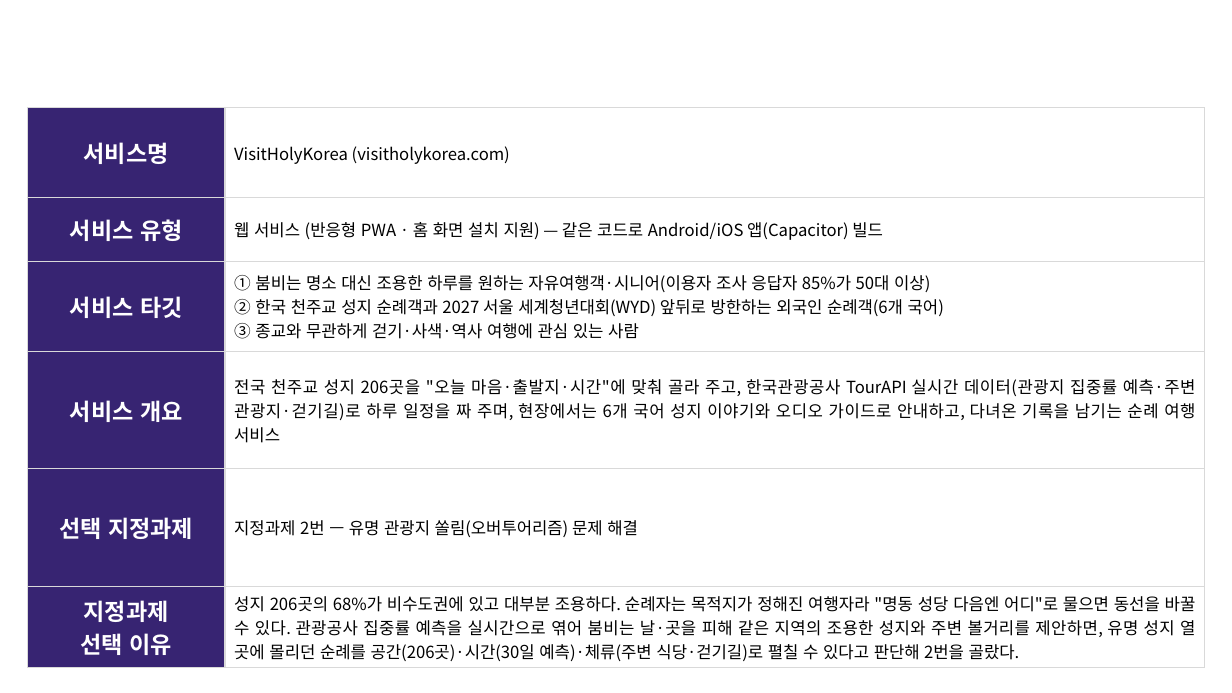
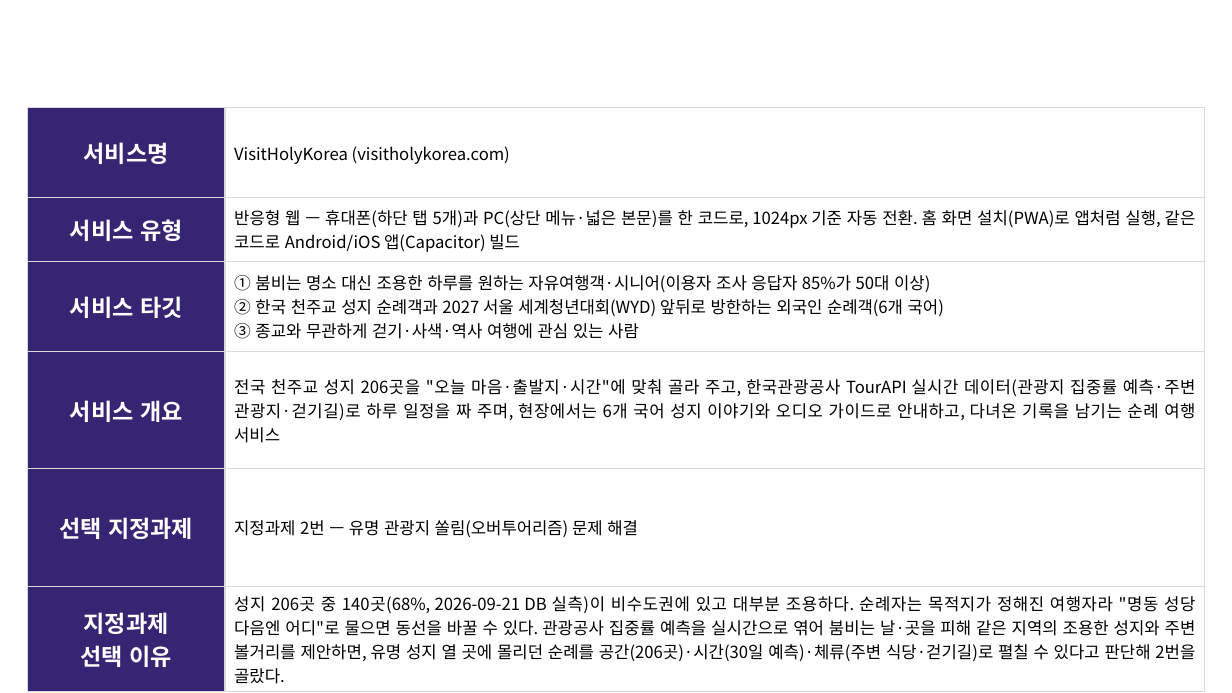
Before and after one commit to linkcontent7-huisun/visitholykorea, a slide deck: slide 2 of docs/10-product/공모전/원본-공모전제출/기능설명서_2026-09-21.pptx. Drawn at 1232x693 pixels with LibreOffice and Linux fonts; fonts in the diff are those of the drawing; background and template pictures are left out. Boxes give left, top, right and bottom in pixels: in the first picture for what was removed or moved away, otherwise in the second. Text is boxed around its words. In the diff, an @@ line names an element or a change of style, - is before the commit and + after.

```diff
--- a/docs/10-product/공모전/원본-공모전제출/기능설명서_2026-09-21.pptx
+++ b/docs/10-product/공모전/원본-공모전제출/기능설명서_2026-09-21.pptx
@@ table at bbox=[28, 108, 1205, 688] @@
-row 2, column 2: 웹 서비스 (반응형 PWA · 홈 화면 설치 지원) — 같은 코드로 Android/iOS 앱(Capacitor) 빌드
+row 2, column 2: 반응형 웹 — 휴대폰(하단 탭 5개)과 PC(상단 메뉴·넓은 본문)를 한 코드로, 1024px 기준 자동 전환. 홈 화면 설치(PWA)로 앱처럼 실행, 같은 코드로 Android/iOS 앱(Capacitor) 빌드
@@ row 6, column 2: "성지 206곳의 68%가 비수도권에 있고 대부분 조용하다. 순례자는 목적지가 정해진 여행자라 "명동 성당 다음엔 어디"로 물으면 동선을 바꿀 수 있다. 관광공사 집중률 예측을 실시간으로 엮어 붐비는 날·곳을 피해 같은 지역의 조용한 성지와 주변 볼거리를 제안하면, 유명 성지 열 곳에 몰리던 순례를 공간(206곳)·시간(30일 예측)·체류(주변 식당·걷기길)로 펼칠 수 있다고 판단해 2번을 골랐다." to "성지 206곳 중 140곳(68%, 2026-09-21 DB 실측)이 비수도권에 있고 대부분 조용하다. 순례자는 목적지가 정해진 여행자라 "명동 성당 다음엔 어디"로 물으면 동선을 바꿀 수 있다. 관광공사 집중률 예측을 실시간으로 엮어 붐비는 날·곳을 피해 같은 지역의 조용한 성지와 주변 볼거리를 제안하면, 유명 성지 열 곳에 몰리던 순례를 공간(206곳)·시간(30일 예측)·체류(주변 식당·걷기길)로 펼칠 수 있다고 판단해 2번을 골랐다." @@
```
Also in this commit, not shown: 10 other slides changed, 3 other files.
